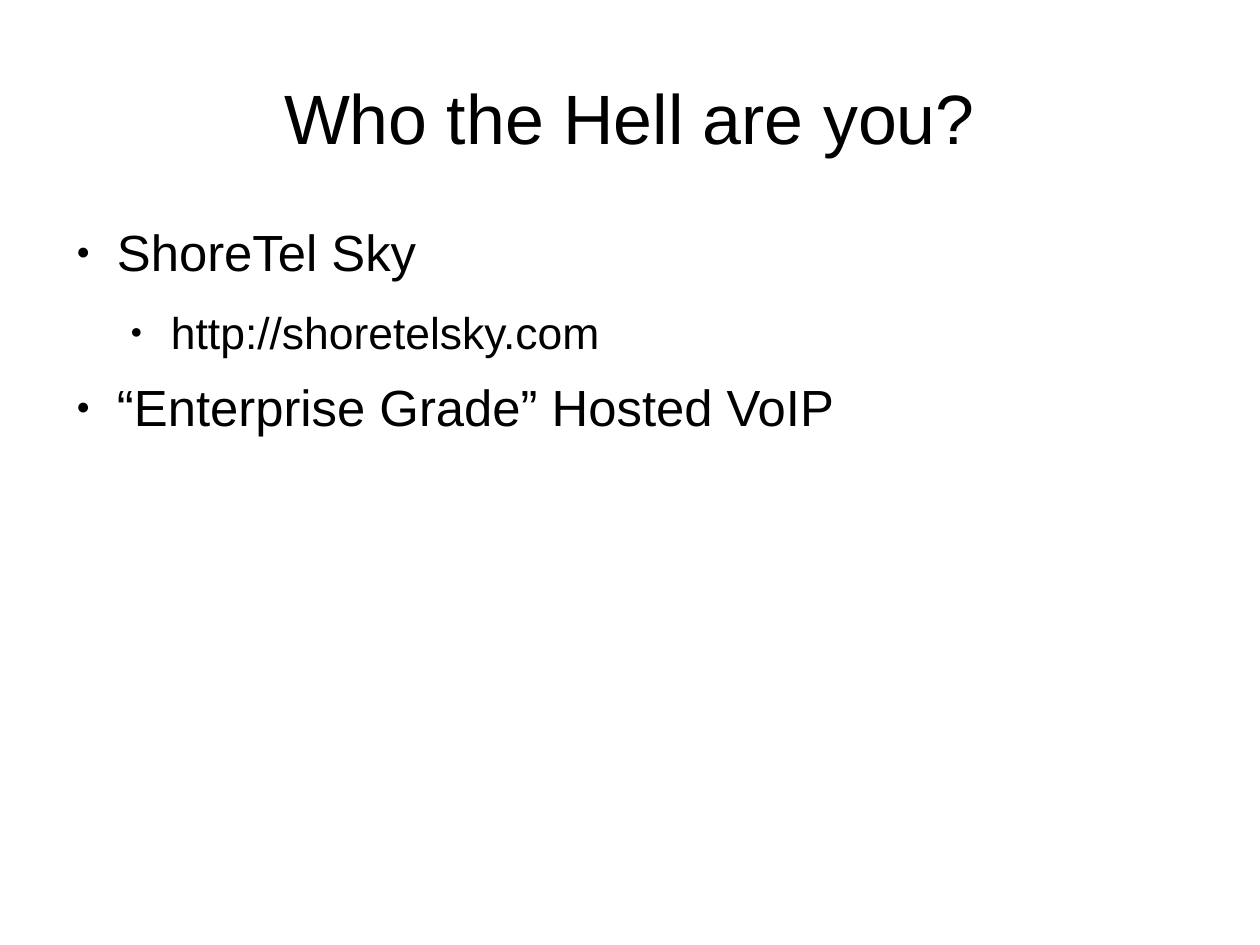
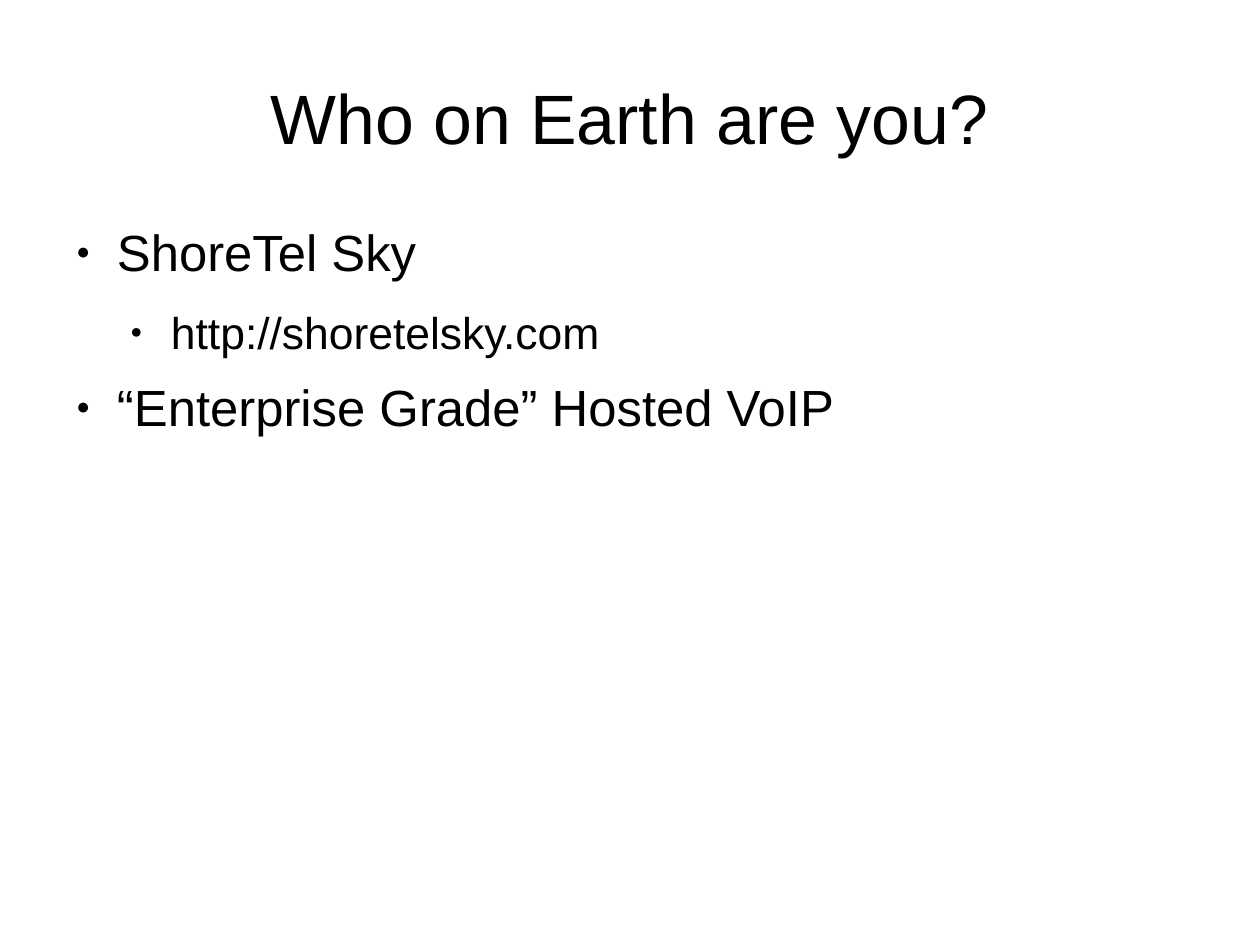
Before and after one commit to bernardd/OTPworkshop, a slide deck: slide 3 of Slides.odp. Drawn at 1260x945 pixels with LibreOffice and Linux fonts; fonts in the diff are those of the drawing. Boxes give left, top, right and bottom in pixels: in the first picture for what was removed or moved away, otherwise in the second. Text is boxed around its words. In the diff, an @@ line names an element or a change of style, - is before the commit and + after.

```diff
--- a/Slides.odp
+++ b/Slides.odp
@@ title at (x1=270, y1=93, x2=988, y2=157): text changed @@
-Who the Hell are you?
+Who on Earth are you?
```
Also in this commit, not shown: 1 other slide changed, 1 other file.
